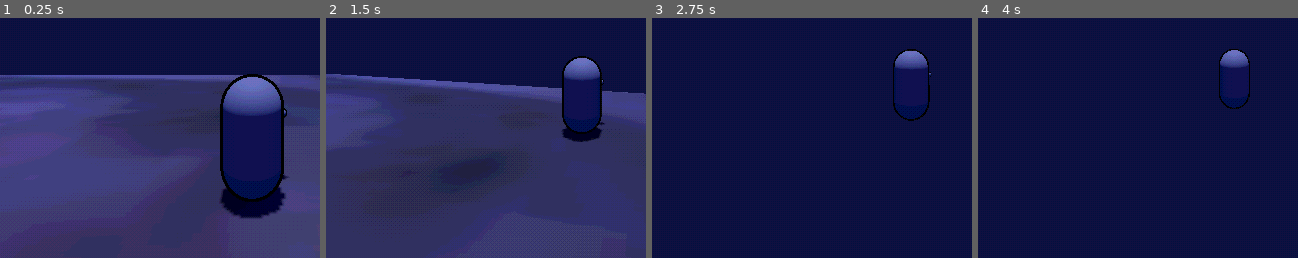
Above: before the commit, frames 1-4 (left to right).
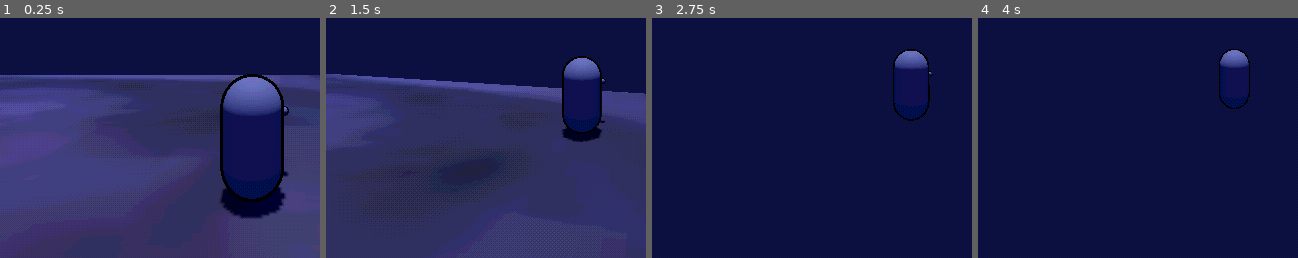
Above: after the commit, the same moments.

Repository: EwamEwam/Yr12GodotEwanOllie
Game: Godot game, scene res://Scenes/Level/World.tscn
Two runs of this game, one before a commit and one after it. Both use one fixed random seed, a clock stepped at 60 frames per second and the inputs below.
Inputs (mouse positions are % of the whole screen's width and height, from its top left):
- Up to frame 1 (0.25 s): no input
- Up to frame 2 (1.5 s): move the mouse to (55, 50) at 0.52 s; hold W (Up) from 0.53 s (still down); tap E (E) at 0.6 s; click (55, 50) at 0.8 s; move the mouse to (45, 50) at 1.27 s; click (45, 50) at 1.35 s
- Up to frame 3 (2.75 s): keep holding W (Up); right-click (45, 50) at 1.55 s; move the mouse to (52, 48) at 2.02 s; hold Right mouse button (Right_Click) from 2.03 s (still down); tap E (E) at 2.3 s
- Up to frame 4 (4 s): keep holding W (Up); move the mouse to (49, 52) at 2.77 s; release Right mouse button (Right_Click) at 2.78 s; tap Alt (Alt) at 2.85 s; click (49, 52) at 3.05 s; move the mouse to (58, 51) at 3.52 s; hold Right mouse button (Right_Click) from 3.53 s (still down); tap E (E) at 3.6 s
The pictures show only the part of the screen within x 10-60%, y 50-100%; the shares and areas given below are measured in that part.

The runs differ from the first frame. In frame 1, less than 0.1% of the frame differs, in the area x 88-91%, y 36-68%; in frame 2, less than 0.1%; in frame 3, less than 0.1%; in frame 4, nothing differs.

Commit message:
The player can now throw props when aiming and also can run into props to push them.

Diff:
--- a/dumb-things-in-deep-water/Scenes/Characters/player.tscn
+++ b/dumb-things-in-deep-water/Scenes/Characters/player.tscn
@@ -58,7 +58,7 @@
 mesh = SubResource("CapsuleMesh_3etf2")
 
 [node name="Hand" type="Marker3D" parent="Mesh"]
-transform = Transform3D(1, 0, 0, 0, 1, 0, 0, 0, 1, 0.568604, 0.191685, -0.591492)
+transform = Transform3D(1, 0, 0, 0, 1, 0, 0, 0, 1, 0.615256, 0.191685, -0.714787)
 
 [node name="Sphere" type="MeshInstance3D" parent="Mesh/Hand"]
 material_overlay = SubResource("StandardMaterial3D_40svl")
--- /dev/null
+++ b/dumb-things-in-deep-water/Scenes/Misc/hud.tscn
@@ -0,0 +1,3 @@
+[gd_scene format=3 uid="uid://baocn3lc445ff"]
+
+[node name="HUD" type="Node2D"]
--- a/dumb-things-in-deep-water/Scenes/Props/Placeholder(1).tscn
+++ b/dumb-things-in-deep-water/Scenes/Props/Placeholder(1).tscn
@@ -22,7 +22,7 @@
 [node name="Body" type="RigidBody3D" parent="."]
 transform = Transform3D(1, 0, 0, 0, 1, 0, 0, 0, 1, 0, 0, -0.576496)
 collision_layer = 3
-collision_mask = 2
+collision_mask = 3
 continuous_cd = true
 
 [node name="Model" type="MeshInstance3D" parent="Body"]
--- a/dumb-things-in-deep-water/Scripts/Characters/player.gd
+++ b/dumb-things-in-deep-water/Scripts/Characters/player.gd
@@ -7,6 +7,9 @@
 
 var calculated_velocity :Vector3 = Vector3.ZERO
 var last_velocity_grounded :Vector3 = Vector3.ZERO
+var position_last_frame :Vector3 = Vector3.ZERO
+var true_velocity :Vector3 = Vector3.ZERO
+var push_strength :float = 10.0
 
 var camera_speed :float = 0.5
 var yaw :float = 0.0
@@ -28,6 +31,7 @@
 @onready var hand :Marker3D = $Mesh/Hand
 @onready var mesh :MeshInstance3D = $Mesh
 
+#The physics process function which essentially runs every frame. Handles most of the player's essential logic
 func _physics_process(delta: float) -> void:
 	set_speed()
 	var current_direction_held :Vector2
@@ -57,12 +61,18 @@
 	if not is_on_floor():
 		calculated_velocity.y -= gravity * delta
 
+	position_last_frame = global_position
 	velocity = calculated_velocity
+	push_rigid_body()
 	move_and_slide()
+	true_velocity = (global_position - position_last_frame) * 60
+
 	set_camera_bob(delta)
 	set_movement_mode()
+
 	Playerstats.object_detected = item_check()
 
+#The function that handles most input events
 func _input(event: InputEvent) -> void:
 	if event is InputEventMouseMotion and Playerstats.current_state == Playerstats.game_states.PLAYING:
 		yaw += -event.relative.x * Playerstats.sensitivity * Playerstats.screen_factor
@@ -80,11 +90,15 @@
 			if Playerstats.object_detected.get_parent().grabbable:
 				Playerstats.object_held = Playerstats.object_detected
 				Playerstats.object_detected.get_parent().hold()
+		elif Playerstats.object_held != null and movement_state == movement_states.AIMING:
+			Playerstats.object_held.get_parent().throw(5)
+
 
 	if event.is_action_pressed("Right_Click"):
 		if Playerstats.object_held != null:
 			Playerstats.object_held.get_parent().drop()
 
+#runs every frame, checks the objects in the player's grab range
 func item_check() -> Object:
 	var closest_object :Object = null
 	if Playerstats.object_held == null:
@@ -98,6 +112,7 @@
 	else:
 		Playerstats.object_held.get_parent().hold()
 	return closest_object
+
 
 func set_camera_bob(delta :float) -> void:
 	if Playerstats.head_bobbing:
@@ -136,7 +151,7 @@
 			camera.h_offset = camera_bob.x/2
 			camera.v_offset = camera_bob.y/2
 			mesh.rotation.y = deg_to_rad(yaw)
-			last_direction_facing *= mesh.rotation
+			last_direction_facing = Vector3(-sin(deg_to_rad(yaw)),0,-cos(deg_to_rad(yaw)))
 			pivot.position.x = move_toward(pivot.position.x, 0.605 * cos(mesh.rotation.y), 0.1)
 			pivot.position.z = move_toward(pivot.position.z, -0.561 * sin(mesh.rotation.y), 0.1)
 			pivot.position.y = move_toward(pivot.position.y, 1.25 ,0.1)
@@ -144,12 +159,181 @@
 			camera_pitch.rotation_degrees.x = lerp(camera_pitch.rotation_degrees.x, pitch, camera_speed)
 			camera_spring.spring_length = lerp(camera_spring.spring_length, 2.0, 0.075)
 			camera.fov = move_toward(camera.fov,80 + abs(velocity.length()/3), 1.5)
-
 	camera_offset = camera_yaw.transform.basis
 	return camera_offset
 
-func set_movement_mode():
+func set_movement_mode() -> void:
 	if Input.is_action_pressed("Alt"):
 		movement_state = movement_states.AIMING
 	else:
 		movement_state = movement_states.NORMAL
+
+func push_rigid_body() -> void:
+	var col := get_last_slide_collision()
+	if col:
+		var col_collider := col.get_collider()
+		var col_position := col.get_position()
+		if col_collider is RigidBody3D:
+			var body_mass = col_collider.mass
+			var all_connected_bodies = get_all_connected_bodies(col_collider)
+			var friction = calculate_friction(all_connected_bodies)
+
+			var total_mass = 0.0
+			for body in all_connected_bodies:
+				total_mass += body.mass
+
+			# Original assumption: all sides free except the bottom
+			var free_sides = {
+				"LEFT": true,
+				"RIGHT": true,
+				"FRONT": true,
+				"BACK": true,
+				"TOP": true,
+				"BOTTOM": false
+			}
+
+			# Check each side for connected bodies
+			for connected_body in all_connected_bodies:
+				if connected_body == col_collider:
+					continue
+
+				var connected_local_pos = col_collider.to_local(connected_body.global_position)
+
+				# Determine which sides are blocked
+				if abs(connected_local_pos.x) > abs(connected_local_pos.z):
+					if connected_local_pos.x < 0:
+						free_sides["LEFT"] = false
+					else:
+						free_sides["RIGHT"] = false
+				elif abs(connected_local_pos.z) > abs(connected_local_pos.x):
+					if connected_local_pos.z < 0:
+						free_sides["FRONT"] = false
+					else:
+						free_sides["BACK"] = false
+				if abs(connected_local_pos.y) > max(abs(connected_local_pos.x), abs(connected_local_pos.z)):
+					if connected_local_pos.y > 0:
+						free_sides["TOP"] = false
+					else:
+						free_sides["BOTTOM"] = false
+
+			# Adjust total mass if all sides are free
+			if free_sides["LEFT"] and free_sides["RIGHT"] and free_sides["FRONT"] and free_sides["BACK"] and free_sides["TOP"]:
+				total_mass = body_mass
+				friction = 0.0
+
+			# Calculate stacked weight and effective mass
+			var stacked_weight = 0.0
+			for connected_body in all_connected_bodies:
+				if connected_body.global_position.y > col_collider.global_position.y:
+					stacked_weight += connected_body.mass
+			var effective_mass = total_mass + stacked_weight
+
+			# Calculate strength multiplier
+			var push_mult = 1.4
+			if total_mass < 25:
+				push_mult = lerp(1.5, 1.8, (25 - total_mass) / 25.0)
+			elif total_mass < 50:
+				push_mult = lerp(1.8, 1.5, (total_mass - 25) / 25.0)
+
+			# Handle pushing restrictions
+			if total_mass > push_mult:
+				var restricted_sides = []
+				var opposite_sides = {
+					"LEFT": "RIGHT",
+					"RIGHT": "LEFT",
+					"FRONT": "BACK",
+					"BACK": "FRONT",
+					"TOP": "BOTTOM",
+					"BOTTOM": "TOP"
+				}
+
+				for connected_body in all_connected_bodies:
+					if connected_body == col_collider:
+						continue
+					var connected_local_pos = col_collider.to_local(connected_body.global_position)
+					var connected_side = ""
+					if abs(connected_local_pos.x) > abs(connected_local_pos.z):
+						connected_side = "LEFT" if connected_local_pos.x < 0 else "RIGHT"
+					else:
+						connected_side = "FRONT" if connected_local_pos.z < 0 else "BACK"
+					if abs(connected_local_pos.y) > max(abs(connected_local_pos.x), abs(connected_local_pos.z)):
+						connected_side = "TOP" if connected_local_pos.y > 0 else "BOTTOM"
+					restricted_sides.append(opposite_sides[connected_side])
+
+				var local_position = col_collider.to_local(global_position)
+				var push_side = ""
+				if abs(local_position.x) > abs(local_position.z):
+					push_side = "LEFT" if local_position.x < 0 else "RIGHT"
+				else:
+					push_side = "FRONT" if local_position.z < 0 else "BACK"
+				if abs(local_position.y) > max(abs(local_position.x), abs(local_position.z)):
+					push_side = "TOP" if local_position.y > 0 else "BOTTOM"
+
+				if push_side in restricted_sides:
+					var applied_force_og = push_strength * push_mult if body_mass >= push_strength * push_mult else body_mass
+					# If the side we push against is blocked allow a small force to be applied so that the pushed body can be moved arround a bit.
+					# For example if you want to allign the pushed body flat against the conected one.
+					col_collider.apply_impulse(-col.get_normal().normalized() * applied_force_og * 0.2, col_position - col_collider.global_position)
+					return
+
+			# Apply impulse if allowed
+			var max_speed = (push_strength * push_mult) / effective_mass
+			var applied_force = push_strength * push_mult if effective_mass >= push_strength * push_mult else effective_mass
+			applied_force *= (1.0 - friction)
+			if col_collider.linear_velocity.length() < max_speed:
+				var push_direction = -col.get_normal().normalized()
+				col_collider.apply_impulse(push_direction * applied_force, col_position - col_collider.global_position)
+
+# Function to calculate friction based on connected bodies and their masses
+func calculate_friction(connected_bodies: Array) -> float:
+	var total_mass = 0.0
+	for body in connected_bodies:
+		total_mass += body.mass
+
+	# Base friction with adjustments for body count and mass
+	var base_friction = 0.1
+	var friction_per_body = 0.05
+	var mass_friction_factor = 0.001  # Small adjustment based on mass
+
+	# Calculate friction and clamp it within a valid range
+	var friction = base_friction + (connected_bodies.size() * friction_per_body) + (total_mass * mass_friction_factor)
+	return clamp(friction, 0.0, 1.0)
+
+
+# Function to get all connected RigidBody3D objects
+func get_all_connected_bodies(start_body: RigidBody3D, max_bodies: int = 6) -> Array:
+	var connected_bodies = []
+	var visited_bodies = {}
+	var stack = [start_body]
+
+	while stack and connected_bodies.size() < max_bodies:
+		var current_body = stack.pop_front()
+
+		if current_body in visited_bodies:
+			continue
+		visited_bodies[current_body] = true
+		connected_bodies.append(current_body)
+
+		# Stop if the max number of bodies is reached
+		if connected_bodies.size() >= max_bodies:
+			break
+
+		# Check for child collision shapes
+		var collision_shape = current_body.get_child(0) if current_body.get_child_count() > 0 else null
+		if collision_shape is CollisionShape3D:
+			var shape = collision_shape.shape
+			var query = PhysicsShapeQueryParameters3D.new()
+			query.shape = shape
+			query.transform = current_body.global_transform
+			query.set_margin(0.01)
+
+			# Find intersecting bodies
+			var space_state = get_world_3d().direct_space_state
+			var result = space_state.intersect_shape(query)
+
+			for item in result:
+				var collider = item.collider
+				if collider is RigidBody3D and collider != current_body and collider not in visited_bodies and collider.global_position >= current_body.global_position:
+					stack.append(collider)
+
+	return connected_bodies
--- a/dumb-things-in-deep-water/Scripts/Other/ItemData.gd
+++ b/dumb-things-in-deep-water/Scripts/Other/ItemData.gd
@@ -1,7 +1,7 @@
 extends Node
 
 #Prop types:
-#1: Basic Uninteractable Prop
+#1: Basic interactable Prop with not other purpose
 const itemdata :Dictionary = {
 	"0": {
 		"Name" = "Error",
@@ -19,6 +19,6 @@
 		"Outline" = "res://Assets/Props_Models_And_Collisions/1_Placeholder_Outline.tres",
 		"Mass" = 1,
 		"Type" = 1,
-		"Tootip" = "A basic blue cube, whas a mass of exactly 1 kg to\nthe atomic level"
+		"Tootip" = "A basic blue cube, has a mass of exactly 1 kg to\nthe atomic level"
 	}
 }
--- a/dumb-things-in-deep-water/Scripts/World/Basic_Props.gd
+++ b/dumb-things-in-deep-water/Scripts/World/Basic_Props.gd
@@ -12,7 +12,7 @@
 var grabbable :bool = true
 var outline_shader :StandardMaterial3D
 
-func _ready():
+func _ready() -> void:
 	outline_shader = outline.material_overlay
 	pick_up_rotation = Vector3(deg_to_rad(pick_up_rotation.x),deg_to_rad(pick_up_rotation.y),deg_to_rad(pick_up_rotation.z))
 	set_props()
@@ -29,7 +29,7 @@
 		body.can_sleep = true
 		model.visible = false
 
-func hold():
+func hold() -> void:
 	if Playerstats.object_held == body:
 		global_position = Playerstats.player.hand.global_position
 		Playerstats.object_mass = body.mass
@@ -40,7 +40,7 @@
 		body.freeze = true
 		grabbable = false
 
-func drop():
+func drop() -> void:
 	global_position = Playerstats.player.hand.global_position
 	Playerstats.object_ID = 0
 	grabbable = false
@@ -53,7 +53,20 @@
 	grabbable = true
 	Playerstats.object_mass = 0.0
 
-func set_props():
+func throw(power :float) -> void:
+	if Playerstats.object_held == body:
+		global_position = Playerstats.player.hand.global_position
+		Playerstats.object_ID = 0
+		grabbable = false
+		Playerstats.object_held = null
+		body.freeze = false
+		collision.disabled = false
+		body.apply_central_impulse(5 * Playerstats.strength * power * Vector3(-sin(Playerstats.player.camera_yaw.rotation.y) ,(Playerstats.player.pitch-2)/60, -cos(Playerstats.player.camera_yaw.rotation.y)))
+		body.angular_velocity = (0.25 + Playerstats.strength/35) * power * Vector3(1.5,1.5,1.5) / (2.2 + (body.mass/(5 * Playerstats.strength)))
+		await get_tree().create_timer(0.75).timeout
+		grabbable = true
+
+func set_props() -> void:
 	var data :Dictionary = ItemData.itemdata[str(ID)]
 	body.mass = data["Mass"]
 	model.mesh = load(data["Model"])
